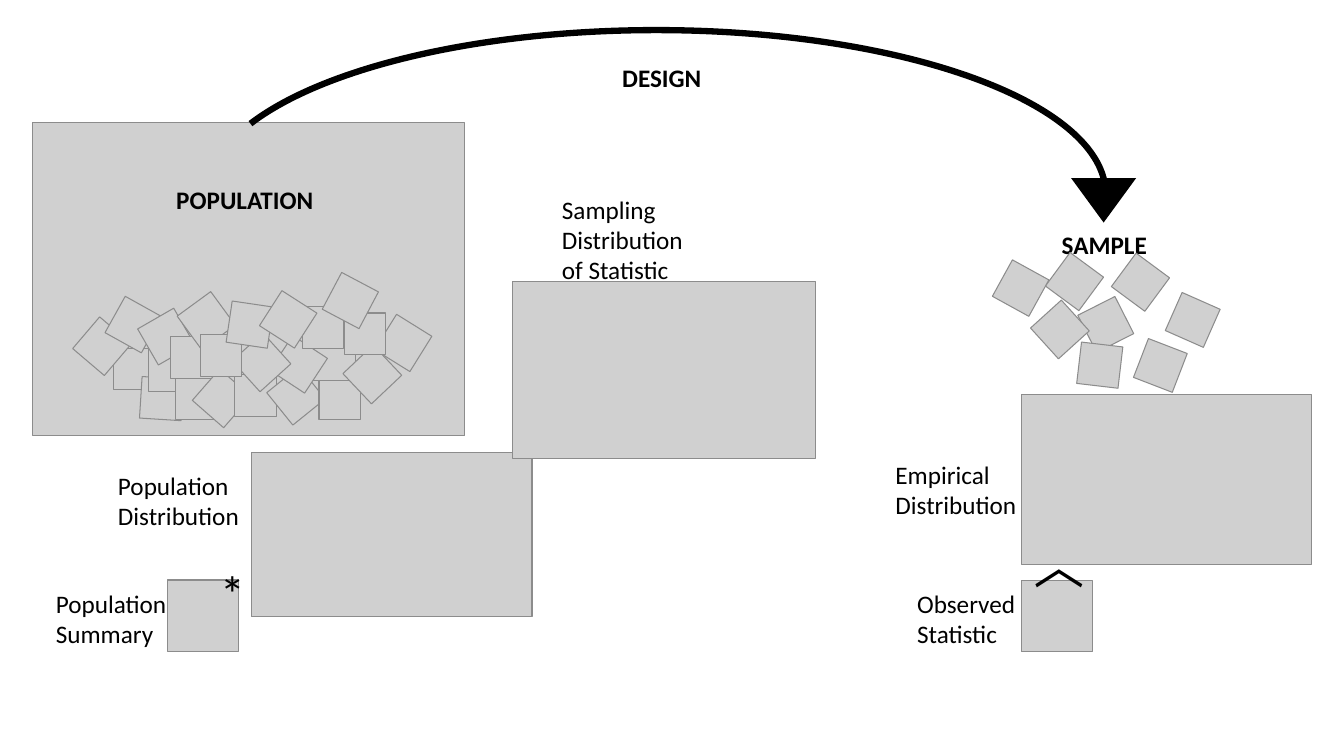
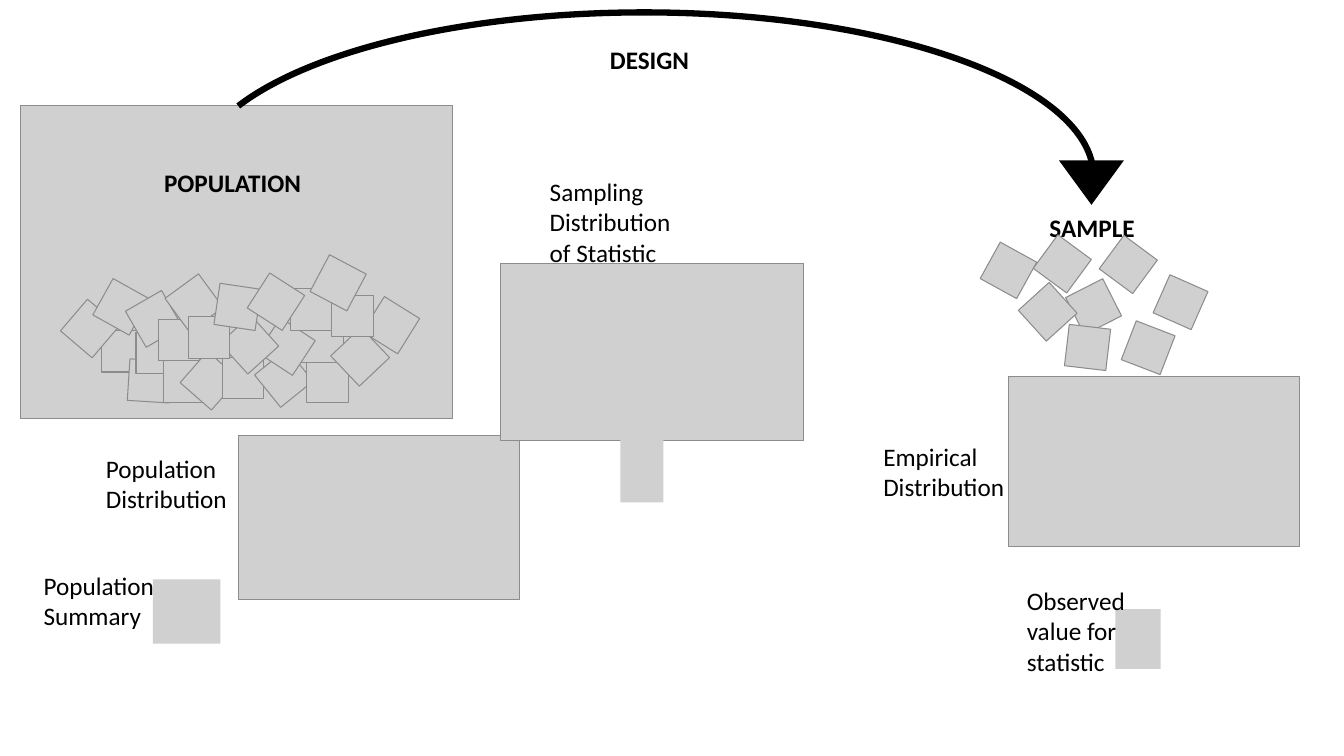
Before and after one commit to DS-100/textbook, a slide deck: slide 1 of content/ch/16/Triptych.pptx. Drawn at 1344x756 pixels with LibreOffice and Linux fonts; fonts in the diff are those of the drawing; grey boxes stand for pictures. Boxes give left, top, right and bottom in pixels: in the first picture for what was removed or moved away, otherwise in the second. Text is boxed around its words. In the diff, an @@ line names an element or a change of style, - is before the commit and + after.

```diff
--- a/content/ch/16/Triptych.pptx
+++ b/content/ch/16/Triptych.pptx
@@ 17 pictures, 3 texts, 1 arc (boxed as its full ellipse): place and size @@
-17 pictures, 3 texts, 1 arc (boxed as its full ellipse) at [32, 30, 1312, 565]
+17 pictures, 3 texts, 1 arc (boxed as its full ellipse) at [20, 12, 1300, 546]
@@ 15 pictures, 1 text, 1 triangle: place and size @@
-15 pictures, 1 text, 1 triangle at [105, 178, 1170, 617]
+15 pictures, 1 text, 1 triangle at [93, 161, 1158, 600]
@@ picture: place and size @@
-picture at [314, 339, 355, 380]
+picture at [301, 322, 343, 363]
@@ picture added at [620, 436, 663, 502] @@
@@ 3 pictures, 3 texts: place and size @@
-3 pictures, 3 texts at [56, 201, 1188, 647]
+3 pictures, 3 texts at [44, 183, 1175, 629]
@@ text removed at [210, 558, 252, 629] @@
-*
@@ text removed at [1020, 545, 1093, 589] @@
-〉
@@ picture: place and size @@
-picture at [167, 580, 239, 651]
+picture at [153, 580, 221, 644]
@@ picture removed at [1021, 581, 1093, 652] @@
@@ text at [1027, 592, 1125, 672]: text changed @@
-Observed Statistic
+Observed value for statistic
@@ picture added at [1116, 609, 1162, 668] @@
```
Also in this commit, not shown: 1 other slide changed, 1 slide added, 13 other files.
